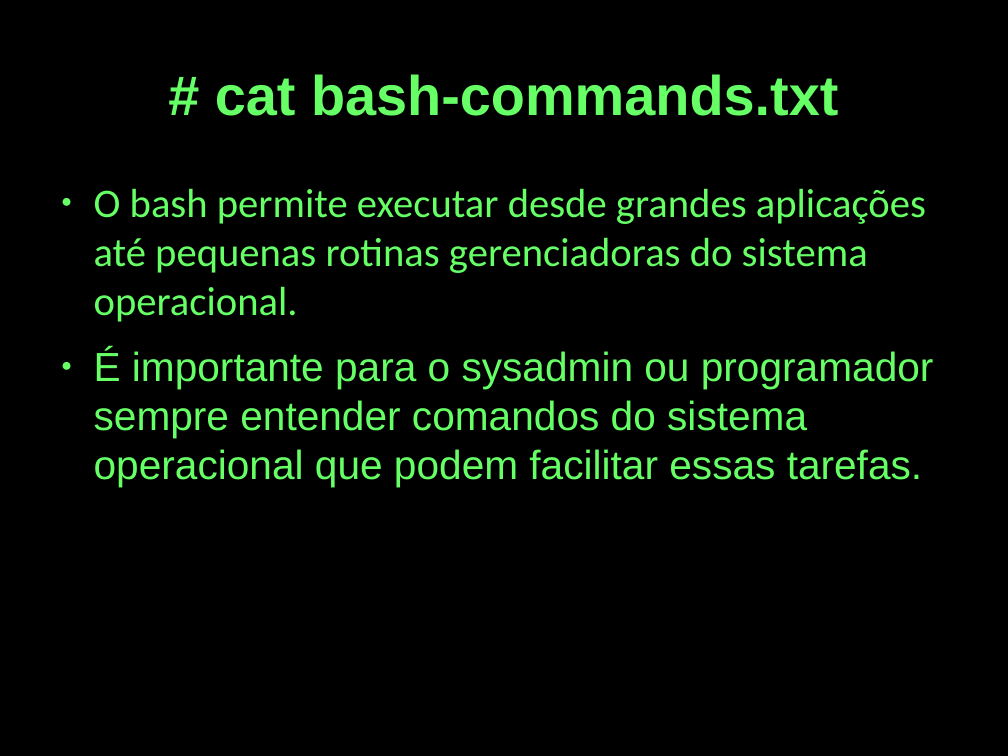
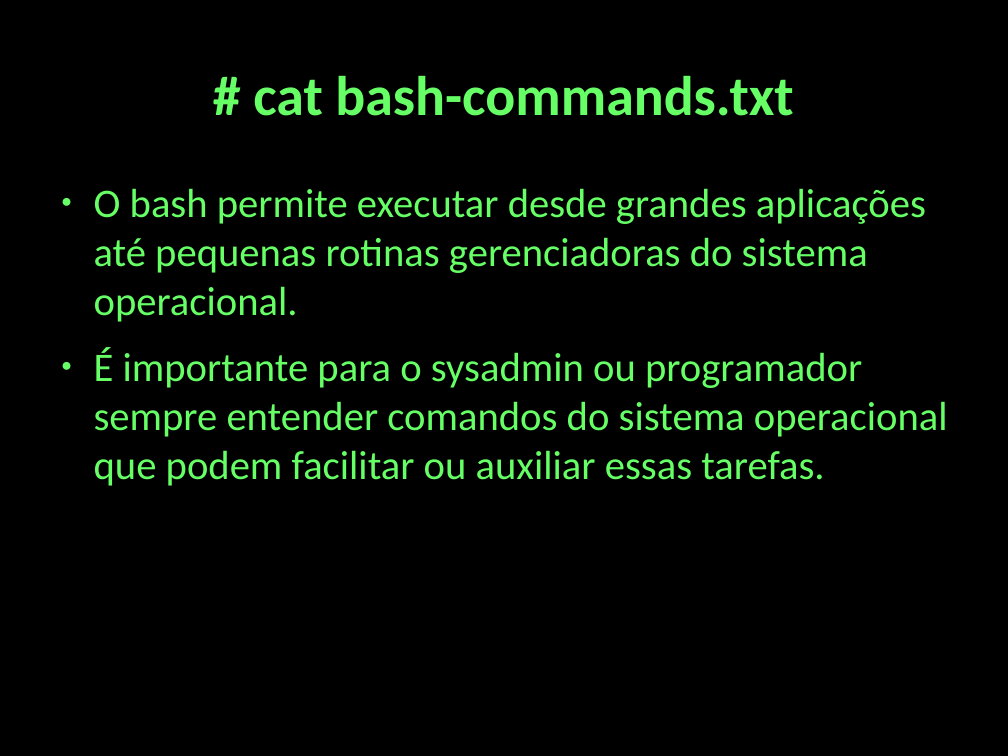
Before and after one commit to cjlcarvalho/presentations, a slide deck: slide 5 of shell-presentation.odp. Drawn at 1008x756 pixels with LibreOffice and Linux fonts; fonts in the diff are those of the drawing. Boxes give left, top, right and bottom in pixels: in the first picture for what was removed or moved away, otherwise in the second. Text is boxed around its words. In the diff, an @@ line names an element or a change of style, - is before the commit and + after.

```diff
--- a/shell-presentation.odp
+++ b/shell-presentation.odp
@@ title "# cat bash-commands.txt" at <box>253,75,793,116</box>: font Arial to Calibri @@
@@ text at <box>94,348,948,486</box>: text changed; font Arial to Calibri @@
-● É importante para o sysadmin ou programador sempre entender comandos do sistema operacional que podem facilitar essas tarefas.
+● É importante para o sysadmin ou programador sempre entender comandos do sistema operacional que podem facilitar ou auxiliar essas tarefas.
```
Also in this commit, not shown: 11 slides added, 2 other files.
